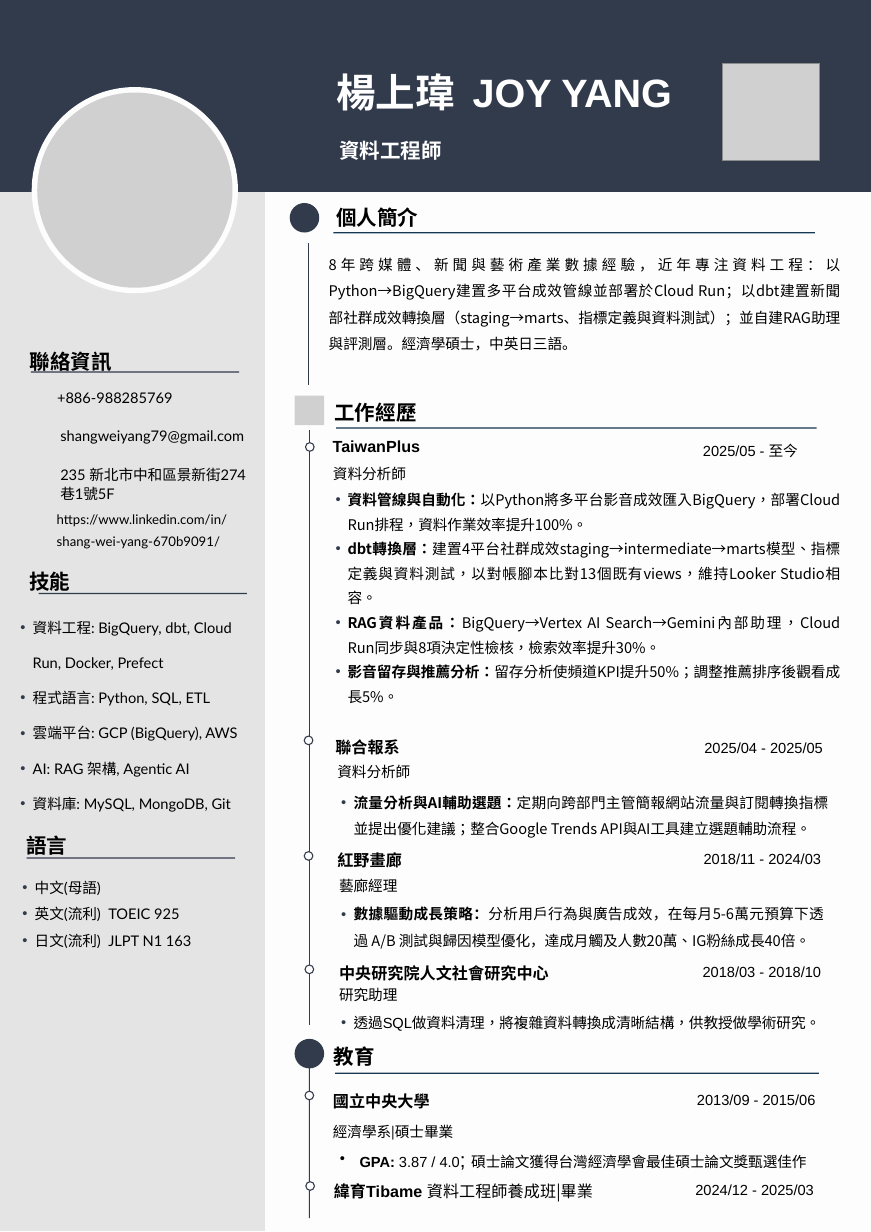
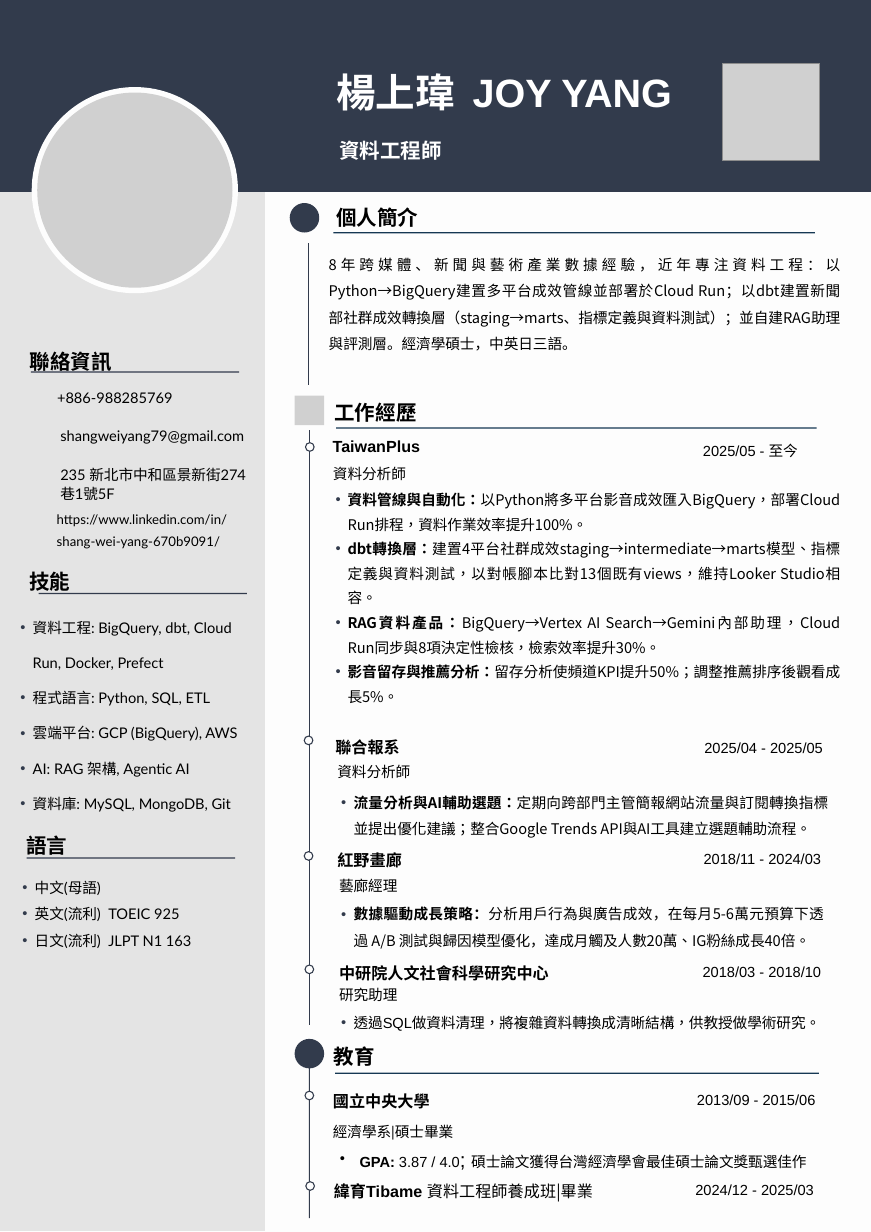
Before and after one commit to shangweiyang79/job-hunt, a slide deck: slide 1 of templates/中文履歷_楊上瑋_資料工程師.pptx. Drawn at 871x1232 pixels with LibreOffice and Linux fonts; fonts in the diff are those of the drawing; grey boxes stand for pictures; background and template pictures are left out. Boxes give left, top, right and bottom in pixels: in the first picture for what was removed or moved away, otherwise in the second. Text is boxed around its words. In the diff, an @@ line names an element or a change of style, - is before the commit and + after.

```diff
--- a/templates/中文履歷_楊上瑋_資料工程師.pptx
+++ b/templates/中文履歷_楊上瑋_資料工程師.pptx
@@ text at box(339, 965, 549, 981): text changed @@
-中央研究院人文社會研究中心
+中研院人文社會科學研究中心
```
Also in this commit, not shown: 2 other files.
